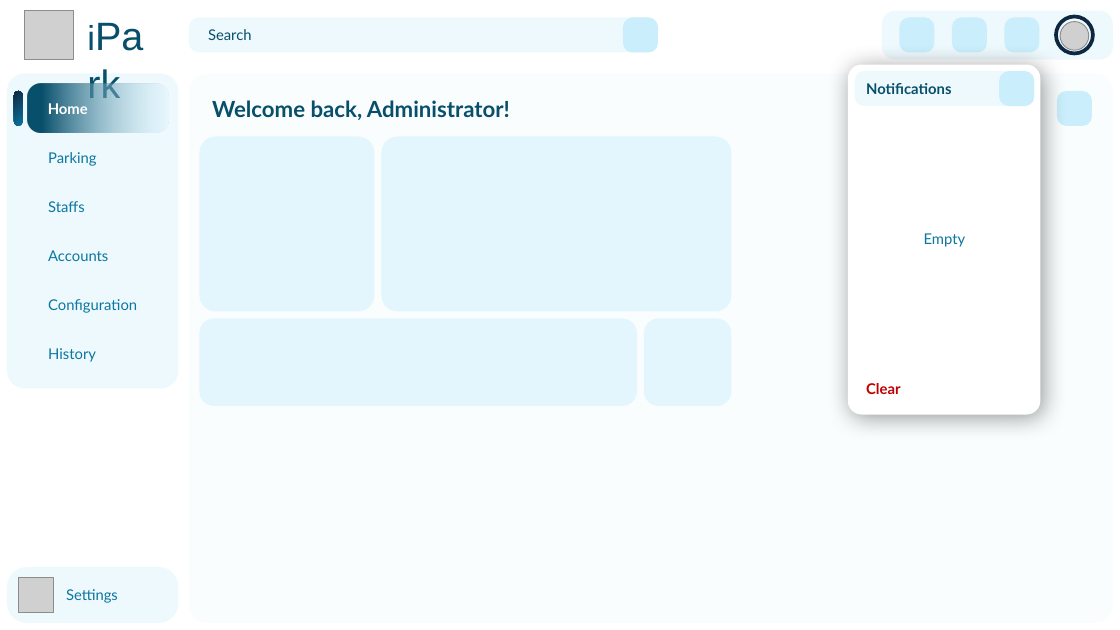
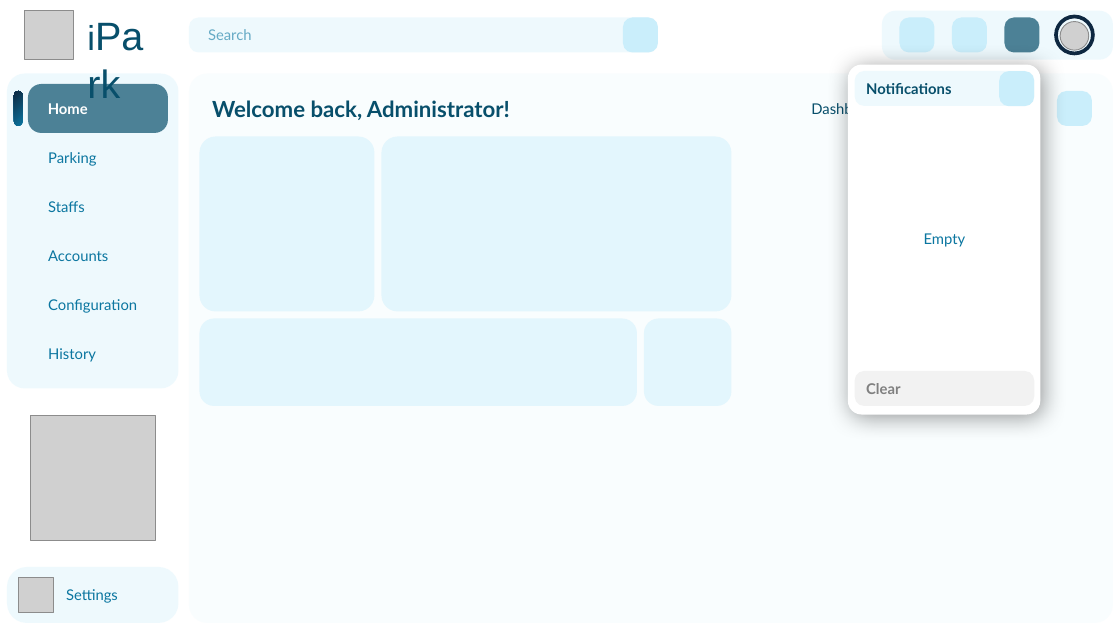
Before and after one commit to 1172005thinh/HCMUT-SmartParking-System, a slide deck: slide 10 of design/UI_UX/ui_concept.pptx (slide 6 before the commit). Drawn at 1120x630 pixels with LibreOffice and Linux fonts; fonts in the diff are those of the drawing; grey boxes stand for pictures. Boxes give left, top, right and bottom in pixels: in the first picture for what was removed or moved away, otherwise in the second. Text is boxed around its words. In the diff, an @@ line names an element or a change of style, - is before the commit and + after.

```diff
--- a/design/UI_UX/ui_concept.pptx
+++ b/design/UI_UX/ui_concept.pptx
@@ rounded rectangle "Search" at (189,18,659,52): text colour #084F6A to #0B76A0 at 60% opacity @@
@@ rounded rectangle at (1004,18,1039,52): fill #CAEEFB to #084F6A at 70% opacity @@
@@ rounded rectangle "Home" at (28,84,167,132): fill gradient #084F6A to #CAEEFB to #084F6A at 70% opacity @@
@@ text added at (811,103,881,114), 12 pt, text #084F6A @@
+Dashboard
@@ rounded rectangle "Clear": place and size @@
-rounded rectangle "Clear" at (866,383,900,394)
+rounded rectangle "Clear" at (854,371,1034,405)
@@ rounded rectangle "Clear" at (854,371,1034,405): text colour #C00000 to #808080; fill none to #F2F2F2 @@
@@ picture added at (30,415,156,540) @@
```
Also in this commit, not shown: 12 other slides changed, 12 slides added, 1 other file.
